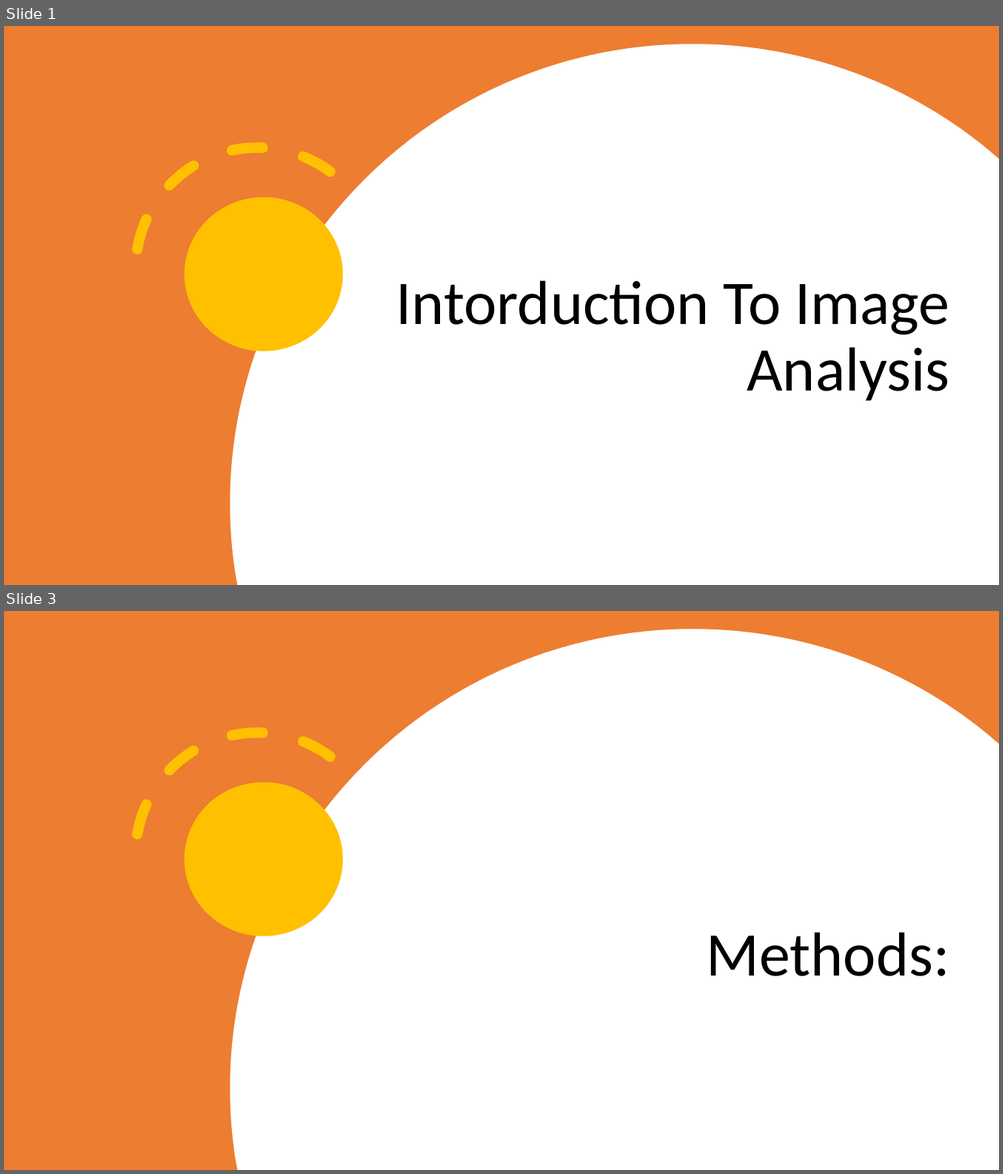
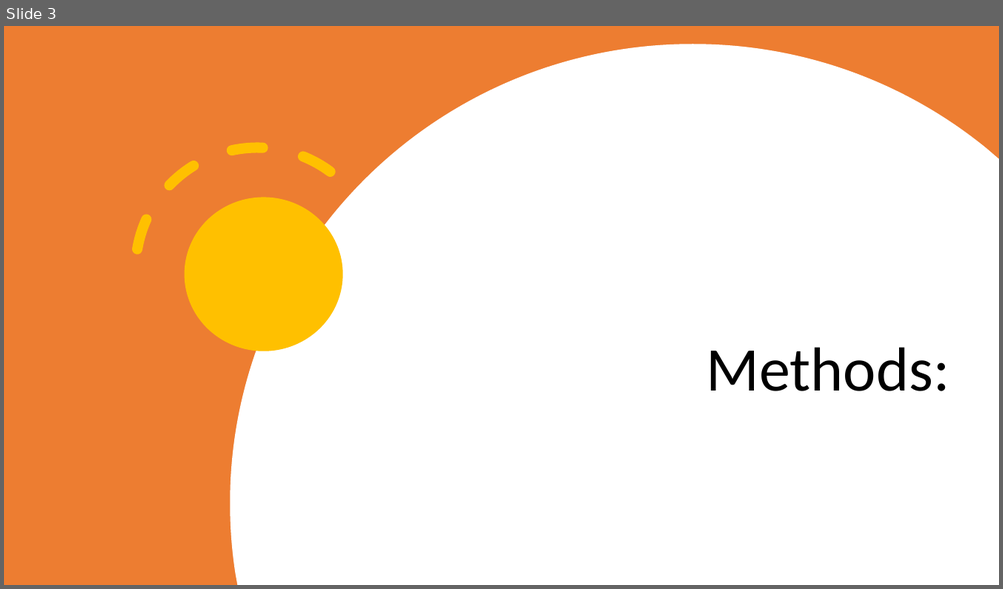
Before and after one commit to bidlekm/Captcha_Detection, a slide deck: Intro2IA_Mini_Project_complete/mini_project/presentation.pptm. Shown one above the other, each under a label of ours: slides 1 and 3 before the commit, slide 3 after it; the slides between them are not shown. The pictures are 1003x1174 and 1003x589 pixels, drawn with LibreOffice and Linux fonts; fonts in the diff are those of the drawing. Boxes give left, top, right and bottom in pixels: in the first picture for what was removed or moved away, otherwise in the second. Text is boxed around its words. In the diff, an @@ line names an element or a change of style, - is before the commit and + after.

```diff
--- a/Intro2IA_Mini_Project_complete/mini_project/presentation.pptm
+++ b/Intro2IA_Mini_Project_complete/mini_project/presentation.pptm
@@ slide 1 removed at (4,26,999,585), background #FFFFFF @@
@@ rectangle removed at (4,26,999,585) @@
@@ freeform shape removed at (230,44,999,585) @@
@@ arc (boxed as its full ellipse) removed at (86,98,429,441) @@
@@ ellipse removed at (185,198,343,352) @@
@@ title removed at (396,281,949,401) @@
-Intorduction To Image Analysis
```
Also in this commit, not shown: 5 slides changed, 2 slides added, 1 other slide removed.
